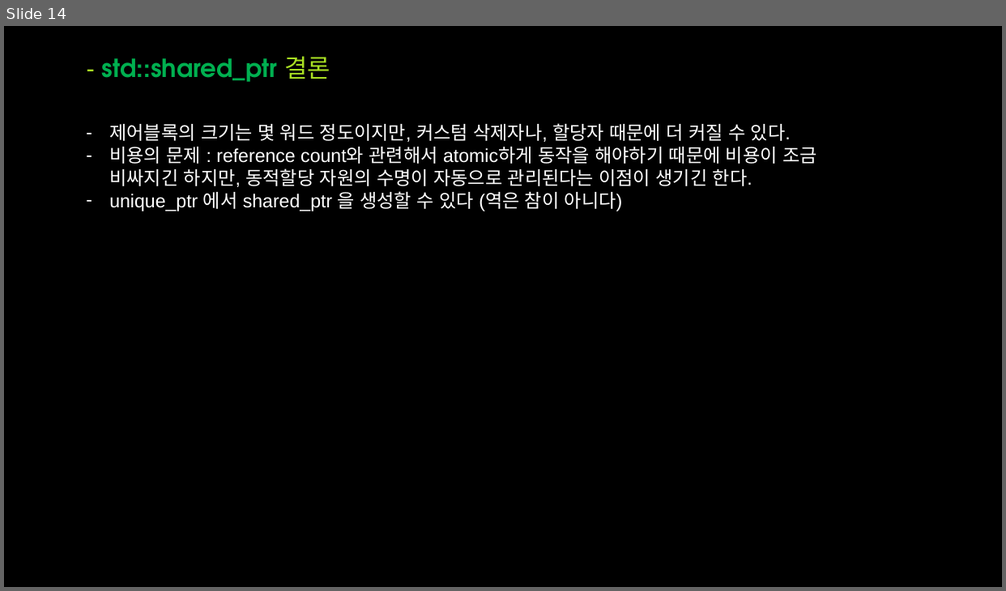
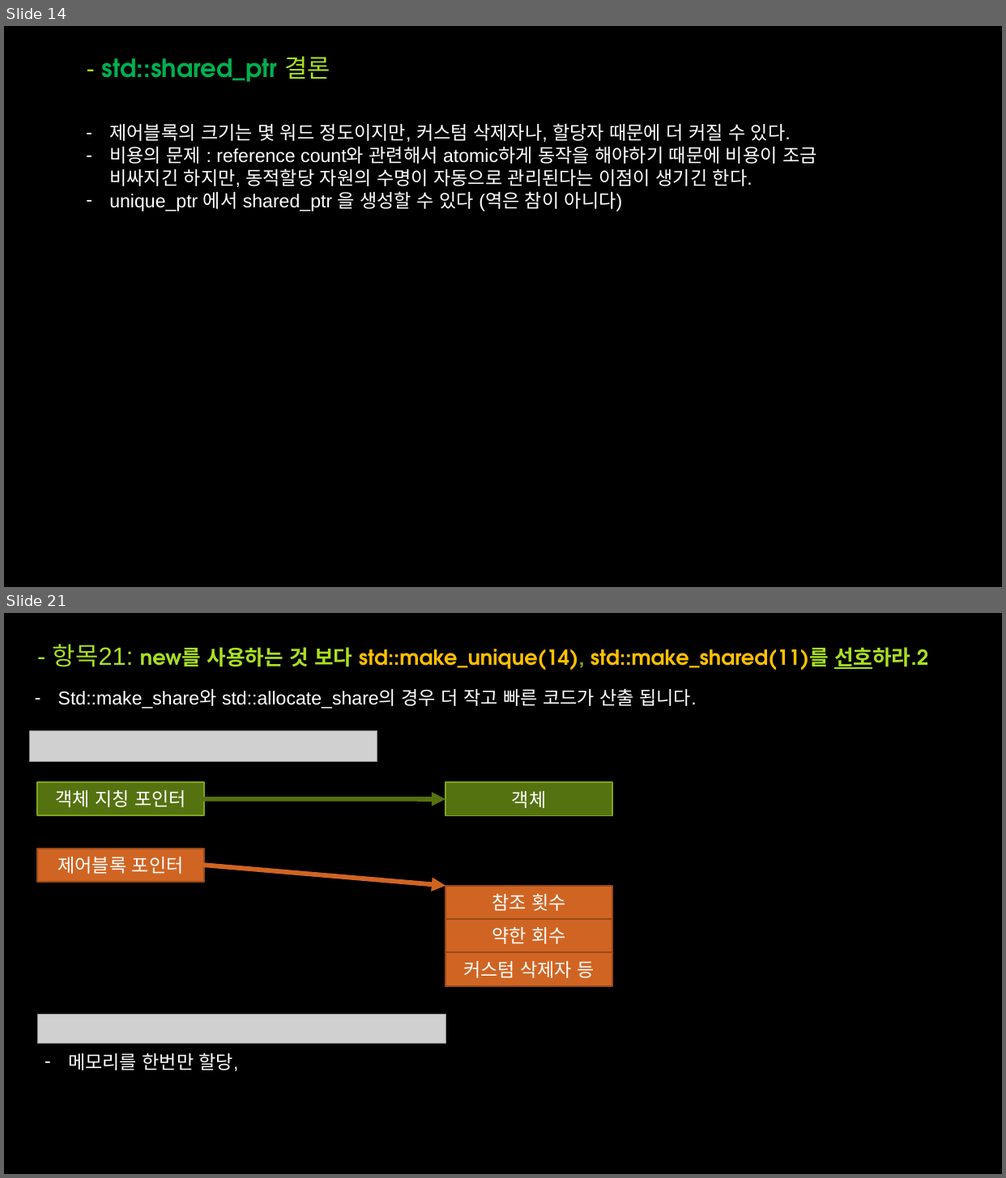
Before and after one commit to OptimizationStudy/Repo2018, a slide deck: PPT/ModernCppStudy_7_(18~22).pptx. Shown one above the other, each under a label of ours: slide 14 before the commit, slides 14 and 21 after it; the slides between them are not shown. The pictures are 1006x591 and 1006x1178 pixels, drawn with LibreOffice and Linux fonts; fonts in the diff are those of the drawing; grey boxes stand for pictures; background and template pictures are left out. Boxes give left, top, right and bottom in pixels: in the first picture for what was removed or moved away, otherwise in the second. Text is boxed around its words. In the diff, an @@ line names an element or a change of style, - is before the commit and + after.

```diff
--- a/PPT/ModernCppStudy_7_(18~22).pptx
+++ b/PPT/ModernCppStudy_7_(18~22).pptx
@@ slide 21 added at <box>4,613,1002,1174</box>, background picture (left out) @@
@@ title added at <box>53,644,928,671</box>, 20 pt, text #FFC000, bold @@
+- 항목21: new를 사용하는 것 보다 std::make_unique(14), std::make_shared(11)를 선호하라.2
@@ text added at <box>58,688,696,709</box>, 18 pt, text #FFFFFF @@
+– Std::make_share와 std::allocate_share의 경우 더 작고 빠른 코드가 산출 됩니다.
@@ picture added at <box>29,731,377,763</box> @@
@@ rectangle added at <box>37,782,204,815</box>, fill #557210, outline #7DA61A 1.5 pt, 18 pt, text #FFFFFF @@
+객체 지칭 포인터
@@ rectangle added at <box>445,782,612,815</box>, fill #557210, outline #7DA61A 1.5 pt, 18 pt, text #FFFFFF @@
+객체
@@ arrow added from (204, 799) to (445, 799), #557210 4.5 pt @@
@@ group added at <box>37,849,612,986</box>: 4 rectangles, 1 arrow @@
+제어블록 포인터
+참조 횟수
+약한 회수
+커스텀 삭제자 등
@@ picture added at <box>37,1014,445,1043</box> @@
@@ text added at <box>68,1053,239,1071</box>, 18 pt, text #FFFFFF @@
+– 메모리를 한번만 할당,
```
Also in this commit, not shown: 15 other slides added.
